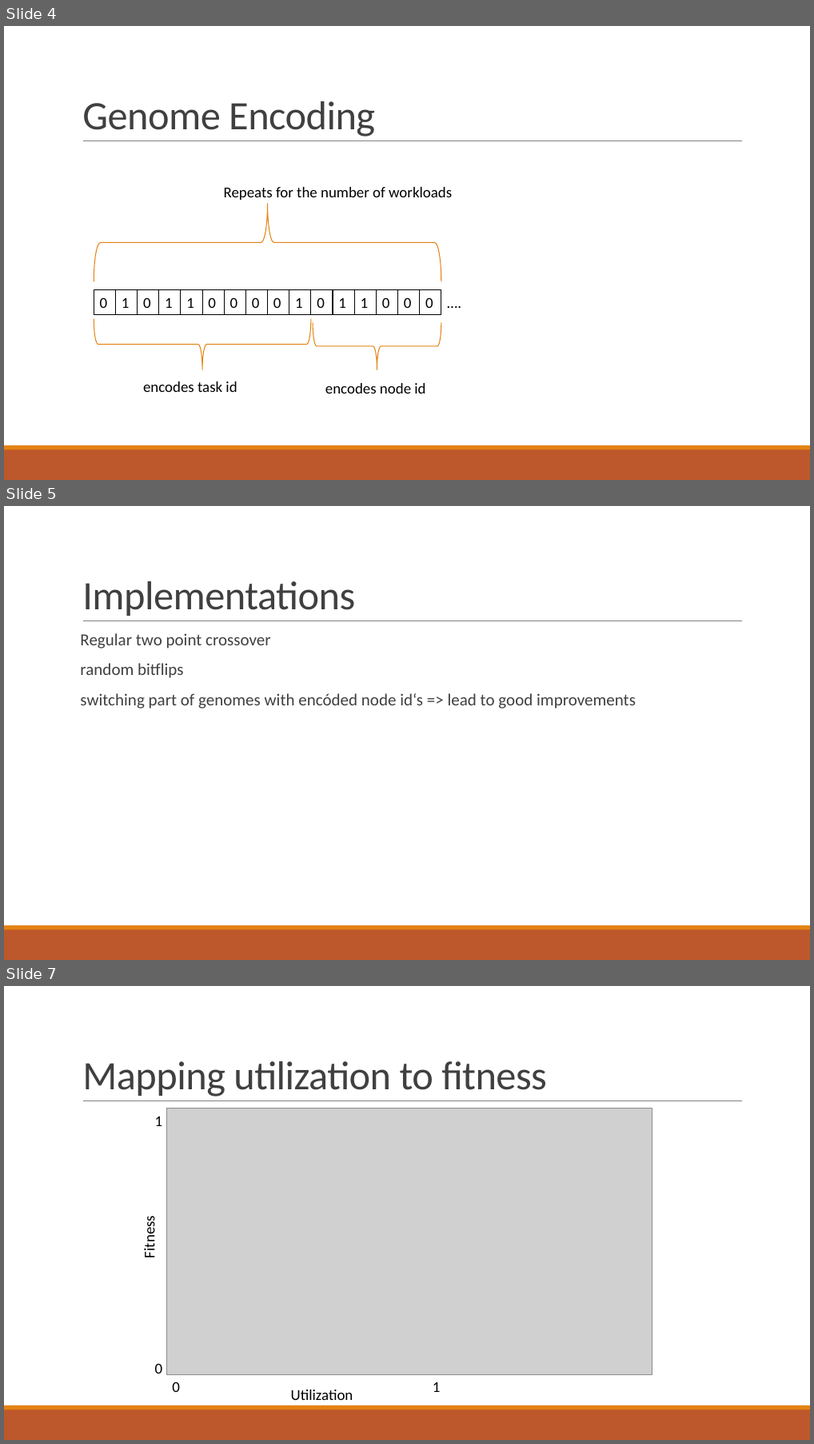
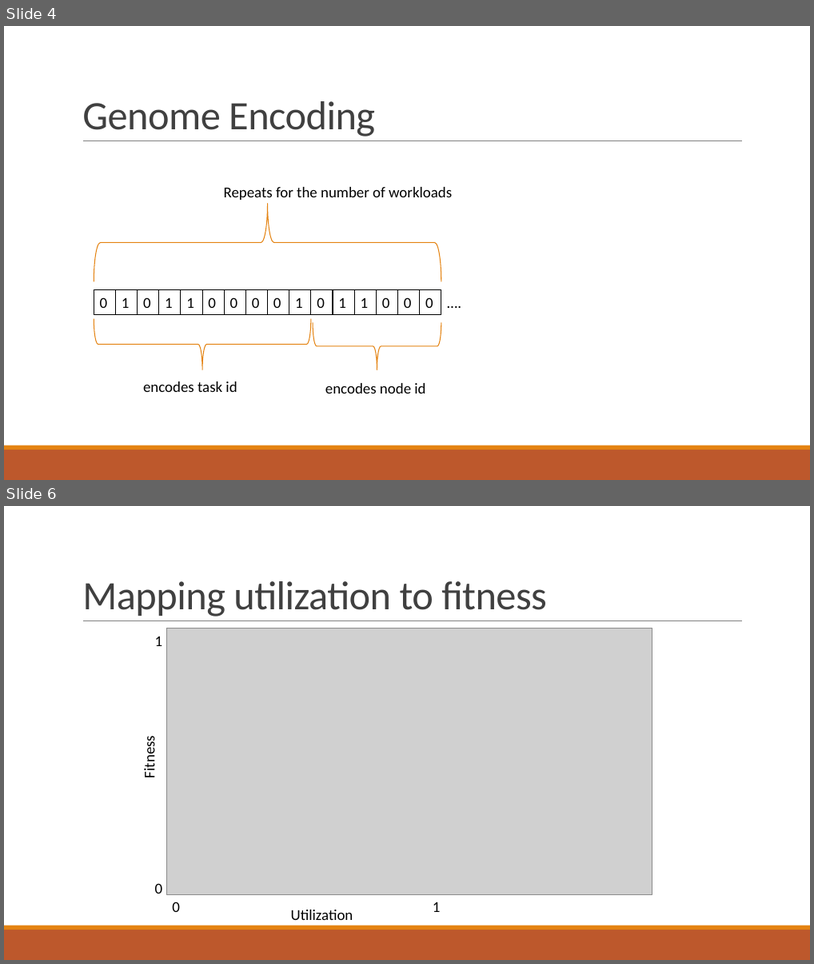
Before and after one commit to Lukas-Kaufmann/workload_scheduling_ga, a slide deck: docs/results.pptx. Shown one above the other, each under a label of ours: slides 4, 5 and 7 before the commit, slides 4 and 6 after it; the slides between them are not shown. The pictures are 814x1444 and 814x964 pixels, drawn with LibreOffice and Linux fonts; fonts in the diff are those of the drawing; grey boxes stand for pictures. Boxes give left, top, right and bottom in pixels: in the first picture for what was removed or moved away, otherwise in the second. Text is boxed around its words. In the diff, an @@ line names an element or a change of style, - is before the commit and + after.

```diff
--- a/docs/results.pptx
+++ b/docs/results.pptx
@@ slide 5 removed at box(4, 506, 810, 960), background #FFFFFF; not listed: 3 template elements that a slide beside it also shows @@
@@ title removed at box(82, 581, 355, 616) @@
-Implementations
@@ text removed at box(80, 633, 636, 708) @@
-Regular two point crossover
-random bitflips
-switching part of genomes with encóded node id‘s => lead to good improvements
@@ what was slide 7 is now slide 6 @@
```
Also in this commit, not shown: 4 slides added, 2 other slides removed, 3 other files.
